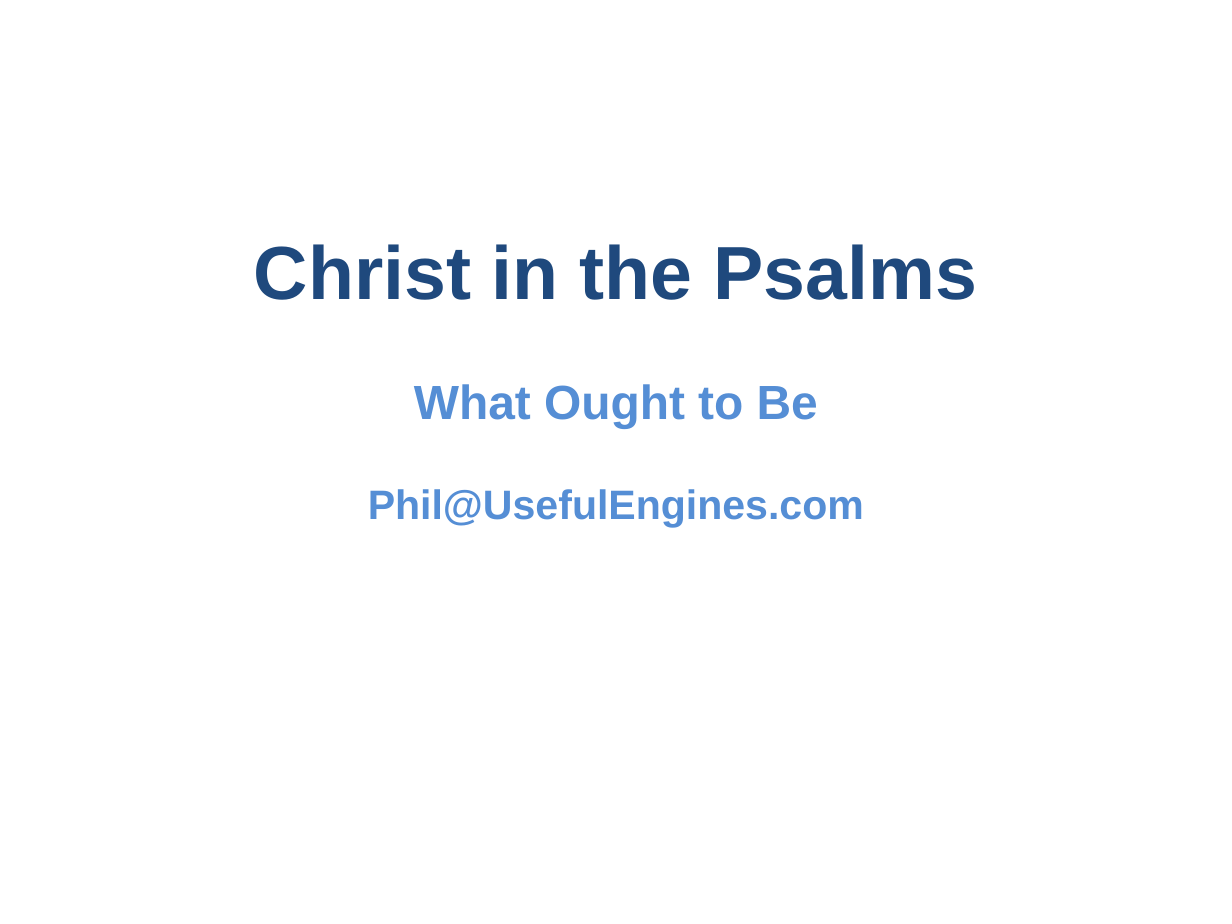
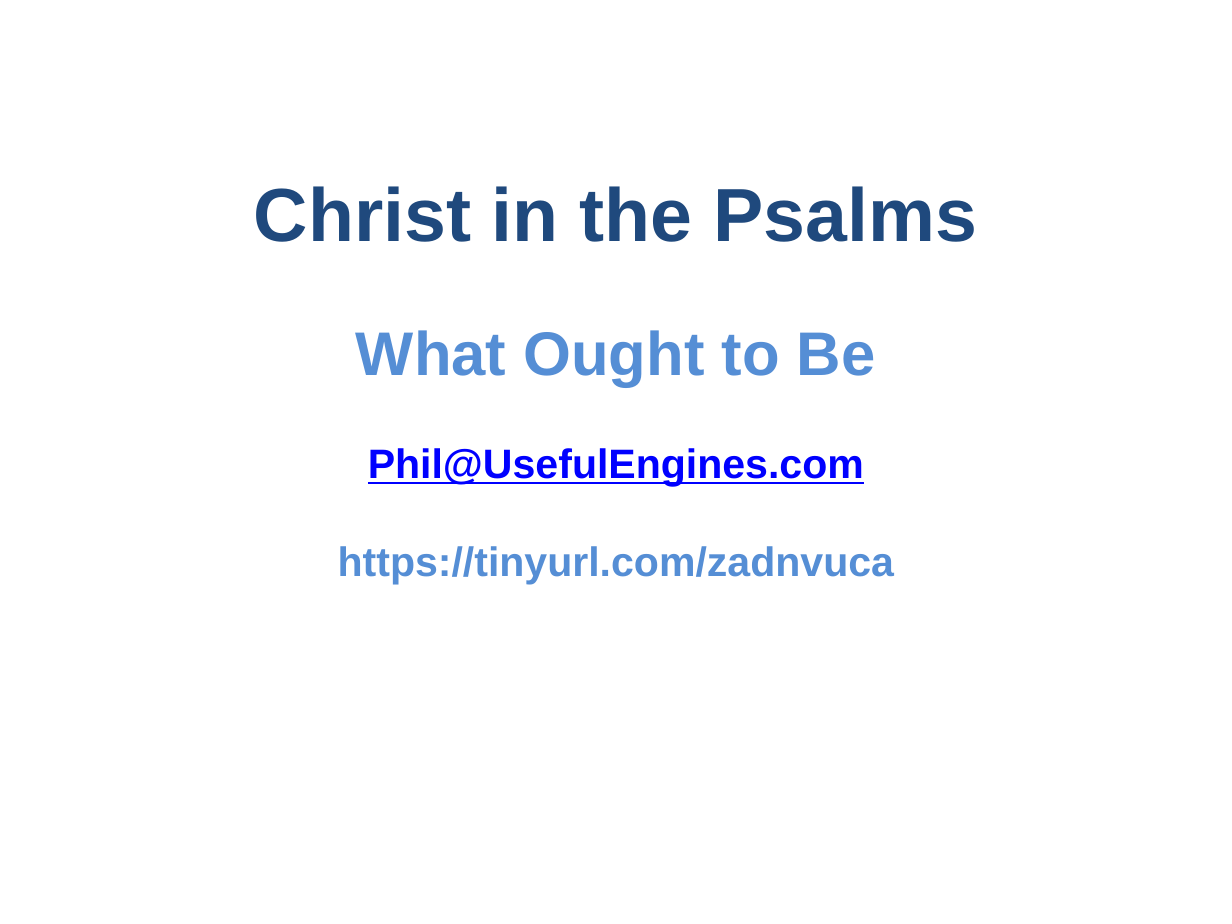
Before and after one commit to UsefulEngines/EvangelismPublic, a slide deck: slide 1 of 2024-Q4/2024-11-24/2024-11-24-Psalms.pptx. Drawn at 1232x924 pixels with LibreOffice and Linux fonts; fonts in the diff are those of the drawing. Boxes give left, top, right and bottom in pixels: in the first picture for what was removed or moved away, otherwise in the second. Text is boxed around its words. In the diff, an @@ line names an element or a change of style, - is before the commit and + after.

```diff
--- a/2024-Q4/2024-11-24/2024-11-24-Psalms.pptx
+++ b/2024-Q4/2024-11-24/2024-11-24-Psalms.pptx
@@ text at (x1=356, y1=330, x2=876, y2=486): size 28 to 36 pt in "What Ought to Be"; text colour #558ED5 to #0000FF, underline on in "Phil@UsefulEngines.com" @@
@@ text at (x1=338, y1=546, x2=894, y2=585): paragraph added @@
+https://tinyurl.com/zadnvuca
```
Also in this commit, not shown: 3 other slides changed, 3 slides added, 1 other file.
